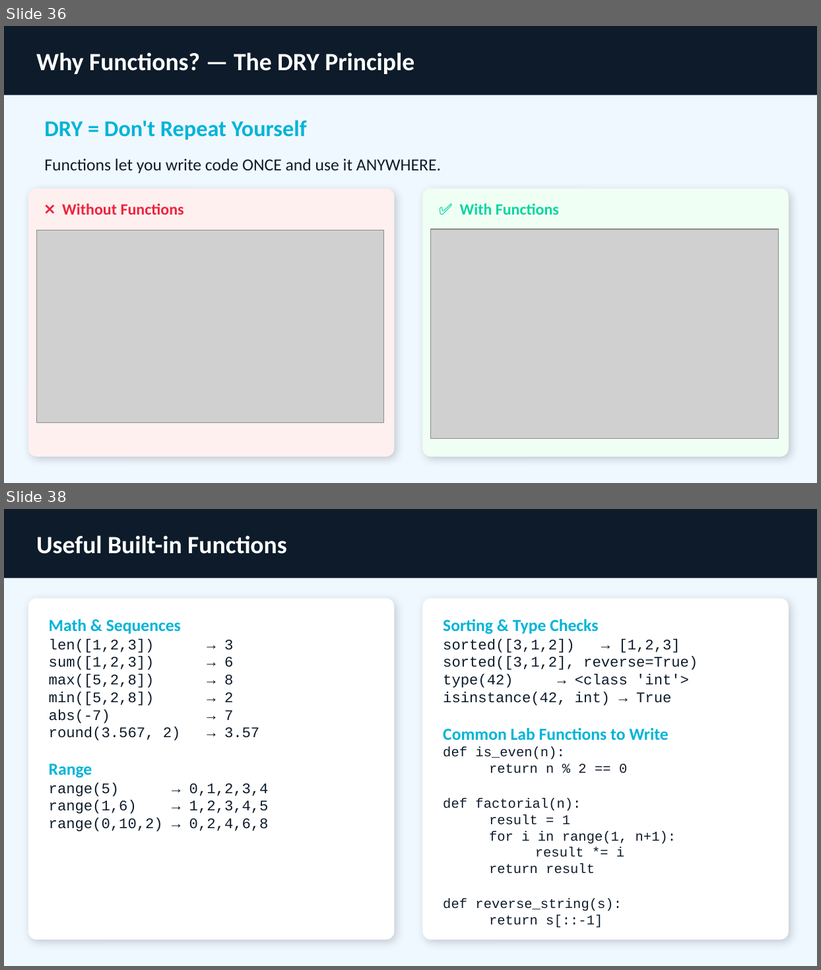
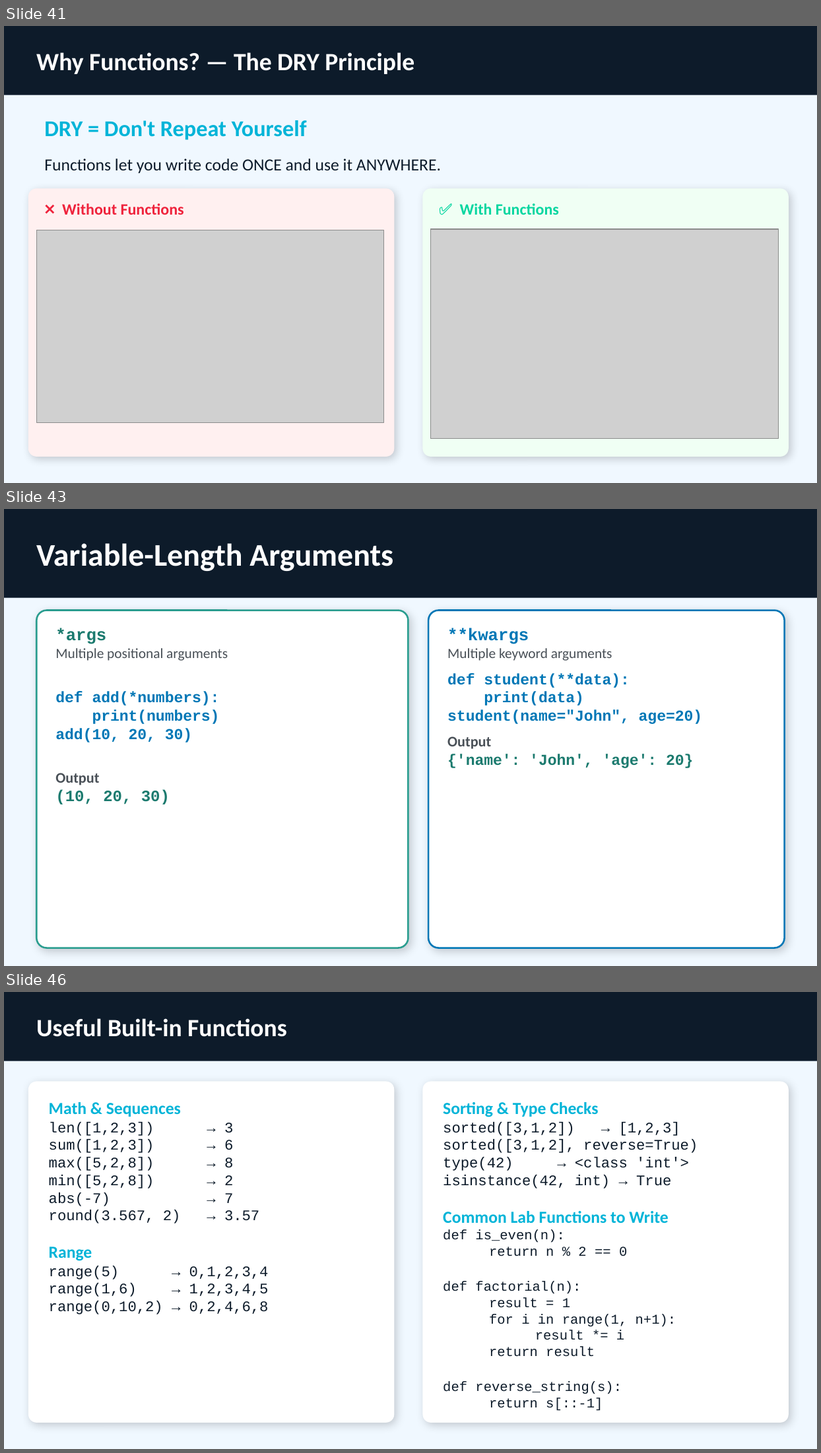
Before and after one commit to GursimranjeetSingh/2b-Academy, a slide deck: Presentations/2b_Academy_Week1.pptx. Shown one above the other, each under a label of ours: slides 36 and 38 before the commit, slides 41, 43 and 46 after it; the slides between them are not shown. The pictures are 821x970 and 821x1453 pixels, drawn with LibreOffice and Linux fonts; fonts in the diff are those of the drawing; grey boxes stand for pictures. Boxes give left, top, right and bottom in pixels: in the first picture for what was removed or moved away, otherwise in the second. Text is boxed around its words. In the diff, an @@ line names an element or a change of style, - is before the commit and + after.

```diff
--- a/Presentations/2b_Academy_Week1.pptx
+++ b/Presentations/2b_Academy_Week1.pptx
@@ slide 43 added at [4, 509, 817, 966], background #F0F8FF @@
@@ rectangle added at [4, 509, 817, 597], fill #0D1B2A @@
@@ text added at [36, 543, 393, 571], 28 pt, text #FFFFFF, bold @@
+Variable-Length Arguments
@@ rounded rectangle added at [36, 611, 408, 949], fill #FFFFFF, outline #2A9D8F 1.5 pt, 13.5 pt, text #0077B6, bold @@
+*args
+Multiple positional arguments
+def add(*numbers):
+print(numbers)
+add(10, 20, 30)
+Output
+(10, 20, 30)
@@ rounded rectangle added at [428, 611, 785, 949], fill #FFFFFF, outline #0077B6 1.5 pt, 13.5 pt, text #0077B6, bold @@
+**kwargs
+Multiple keyword arguments
+def student(**data):
+print(data)
+student(name="John", age=20)
+Output
+{'name': 'John', 'age': 20}
@@ what was slide 36 is now slide 41 @@
@@ what was slide 38 is now slide 46 @@
```
Also in this commit, not shown: 14 other slides added, 1 slide removed, 12 other files.
